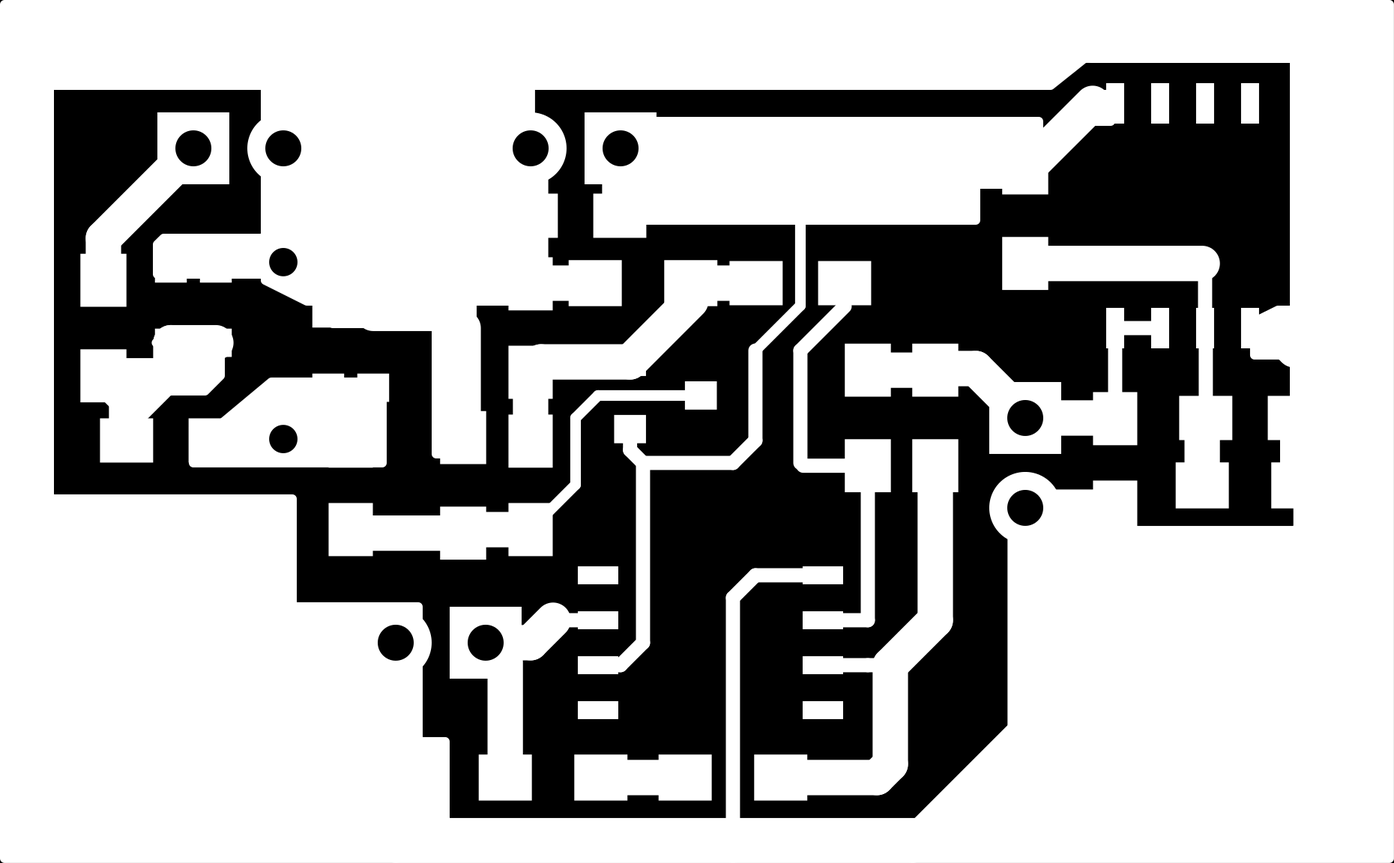
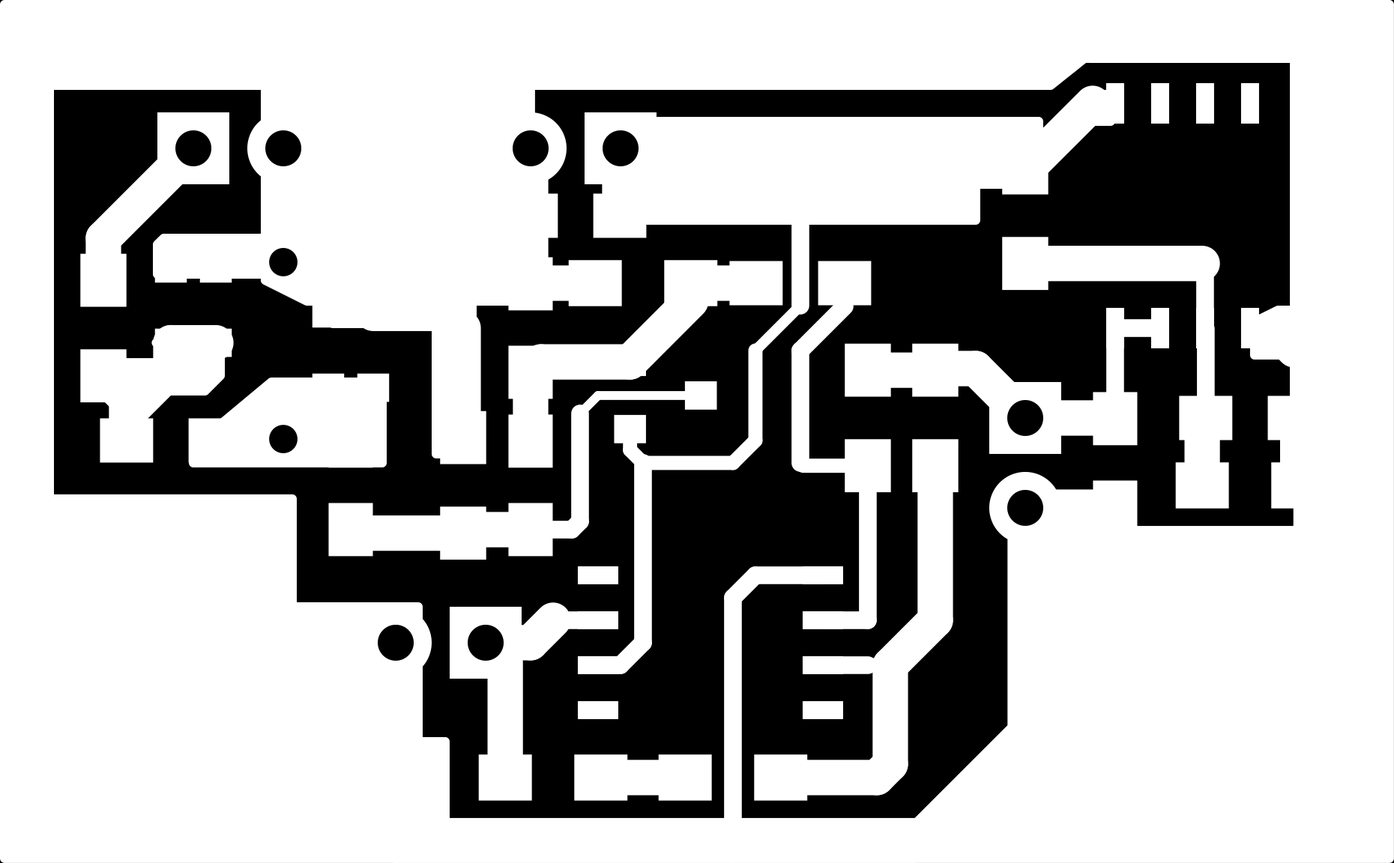
The second 1394x863 image is a revision of the first. Changes to its layers:
renamed "VCO-testboard-F.Cu.svg.png" to "g1103.png", painted on it over (549, 100, 1215, 819)
